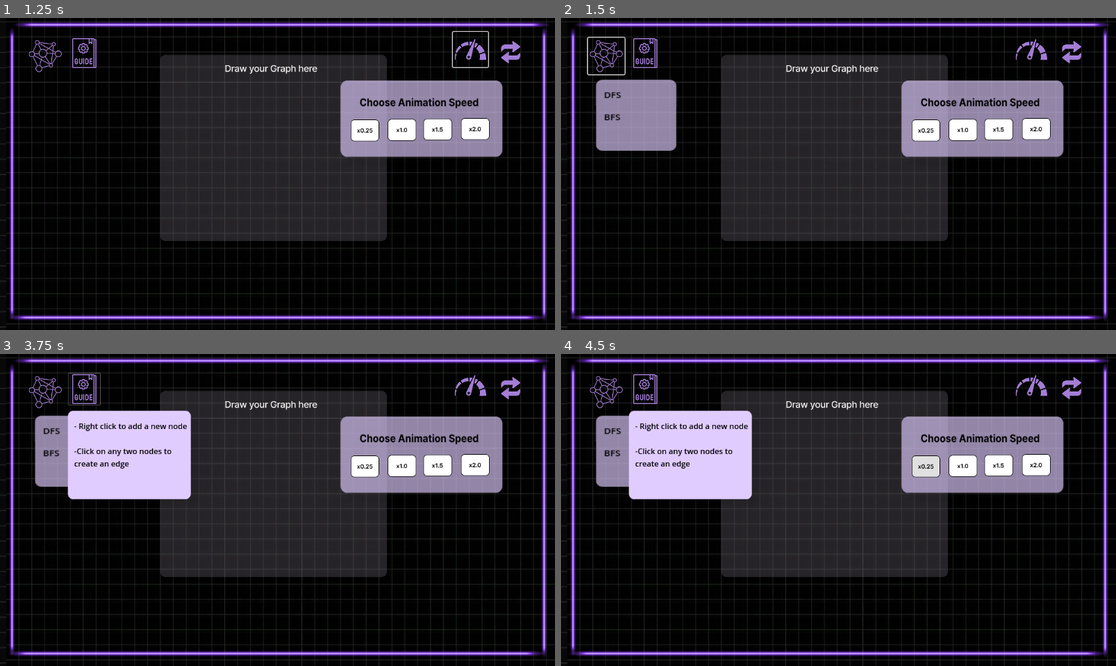
Above: before the commit, frames 1-4 (two rows, left to right).
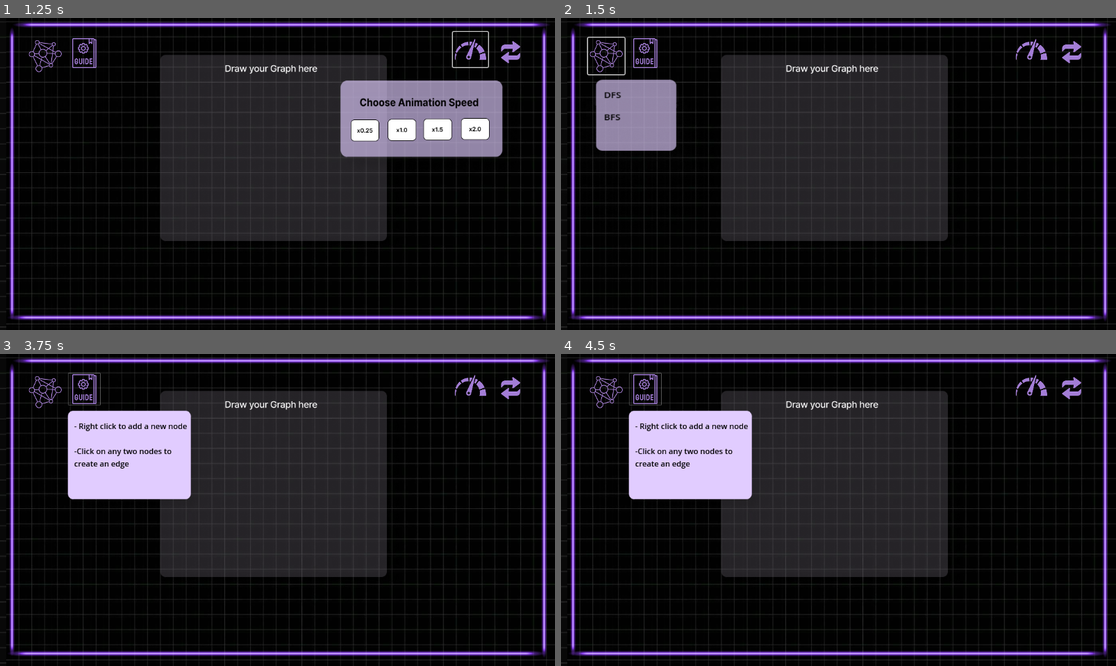
Above: after the commit, the same moments.

Repository: ftomara/Algo_MF
Game: Godot game, scene res://scenes/graph_scene_.tscn
Two runs of this game, one before a commit and one after it. Both use one fixed random seed, a clock stepped at 60 frames per second and the inputs below.
Inputs (mouse positions are in pixels of both pictures, inside the frame that each line leads up to):
- Up to frame 1 (1.25 s): click (471, 49) at 0.5 s
- Up to frame 2 (1.5 s): click (605, 55) at 1.25 s
- Up to frame 3 (3.75 s): click "DFS" at 2 s; click "BFS" at 2.75 s; click (83, 388) at 3.5 s
- Up to frame 4 (4.5 s): click (927, 466) at 4.27 s

Frame 1 is identical in both runs. In frame 2, 7.0% of the frame differs, in the area x 61-91%, y 20-45%; in frame 3, 8.4%; in frame 4, 8.4%, in the area x 6-91%, y 6-45%.

Commit message:
added delete dialog

Diff:
--- a/algo_visualizer/scenes/graph_scene_.tscn
+++ b/algo_visualizer/scenes/graph_scene_.tscn
@@ -472,9 +472,18 @@
 size_flags_vertical = 3
 theme_override_constants/separation = 60
 
+[node name="DeleteNodeDialog" type="ConfirmationDialog" parent="."]
+size = Vector2i(360, 100)
+visible = true
+ok_button_text = "Delete"
+dialog_text = "Are You Sure You Want To delete This node ?"
+
 [connection signal="pressed" from="speed" to="." method="_on_speed_pressed"]
 [connection signal="pressed" from="AlgoIcon" to="." method="_on_algo_icon_pressed"]
 [connection signal="pressed" from="MenuOptions/DFS" to="." method="_on_dfs_pressed"]
+[connection signal="pressed" from="MenuOptions/BFS" to="." method="_on_bfs_pressed"]
 [connection signal="text_submitted" from="NodeValueWindow/LineEdit" to="." method="_on_line_edit_text_submitted"]
 [connection signal="pressed" from="NodeValueWindow/Button" to="." method="_on_button_pressed"]
 [connection signal="pressed" from="UserGuide" to="." method="_on_user_guide_pressed"]
+[connection signal="canceled" from="DeleteNodeDialog" to="." method="_on_delete_node_dialog_canceled"]
+[connection signal="confirmed" from="DeleteNodeDialog" to="." method="_on_delete_node_dialog_confirmed"]
--- a/algo_visualizer/scripts/graph_scene_.gd
+++ b/algo_visualizer/scripts/graph_scene_.gd
@@ -2,7 +2,6 @@
 
 const VERTICAL_SPACING := 60
 const HORIZONTAL_SPACING := 60
-
 
 var GraphNodeScene = preload("res://scenes/graph_node.tscn")
 var square = preload("res://scenes/square.tscn")
@@ -15,6 +14,8 @@
 var node_b : Control = null
 var lines = []
 var connections = {}
+var is_processing_click = false  # Prevent multiple clicks
+
 @onready var queue_container = $StackPanel2/VBoxContainer
 @onready var stack_container = $testing/ScrollContainer/VBoxContainer
 @onready var node_value_window = $NodeValueWindow
@@ -23,25 +24,40 @@
 @onready var menu_options = $MenuOptions
 @onready var guide_window = $guideWindow
 @onready var line_layer = $LinesLayer
-#@onready var delete_node_dialog = $DeleteNodeDialog
-#stack_container.custom_constants.separation = 20
+@onready var delete_node_dialog = $DeleteNodeDialog
 
 func _ready():
 	print("Ready!")
 	node_value_window.visible = false
-
+	# Manual signal connections for delete dialog
+	if delete_node_dialog:
+		delete_node_dialog.visible = false
+
+	# Manual signal connections for algorithm buttons
+	var dfs_btn = menu_options.get_node("DFS") # Adjust path as needed
+	var bfs_btn = menu_options.get_node("BFS") # Adjust path as needed
+
+	if dfs_btn:
+		dfs_btn.pressed.connect(_on_dfs_pressed)
+	if bfs_btn:
+		bfs_btn.pressed.connect(_on_bfs_pressed)
 
 func _input(event):
+	# Check if any UI element is currently visible to prevent interference
+	if node_value_window.visible or delete_node_dialog.visible or speed_menu.visible or menu_options.visible or guide_window.visible:
+		return
+
 	if event is InputEventMouseButton and event.pressed and event.button_index == MOUSE_BUTTON_RIGHT:
 		print("Clicked at:", event.position)
 		spawn_graph_node(event.position)
 
-
 func spawn_graph_node(node_position: Vector2):
 	var node = GraphNodeScene.instantiate()
 	node.position = node_position
-	node.connect("node_clicked",Callable(self, "_on_node_clicked"))
+	# Use call_deferred to prevent signal interference
+	node.connect("node_clicked", Callable(self, "_on_node_clicked"), CONNECT_DEFERRED)
 	add_child(node)
+
 	# Open value window
 	current_edit_node = node
 	node_value_window.visible = true
@@ -49,7 +65,12 @@
 	line_edit.grab_focus()
 
 func create_queue():
-	$StackPanel2/Label.visible =true
+	# Clear existing queue items first
+	for child in queue_container.get_children():
+		child.queue_free()
+	await get_tree().process_frame
+
+	$StackPanel2/Label.visible = true
 	for i in range(nodes.size()):
 		var text = nodes[i].get_node("Gnode/Label").text
 		spawn_square_in_queue(text)
@@ -59,80 +80,134 @@
 	square_instance.get_node("Gnode/Label").text = text
 	queue_container.add_child(square_instance)
 
-
 func create_stack():
+	# Clear existing stack items first
+	for child in stack_container.get_children():
+		child.queue_free()
+	await get_tree().process_frame
+
 	$StackPanel/Label.visible = true
 	for i in range(nodes.size()):
 		var reversed_index = nodes.size() - 1 - i
 		var text = nodes[reversed_index].get_node("Gnode/Label").text
-		spawn_stack_item(text)
-
+		await spawn_stack_item(text)  # Wait for each item to be added
 
 func spawn_stack_item(text: String):
 	var square_instance = square.instantiate()
 	square_instance.get_node("Gnode/Label").text = text
 	stack_container.add_child(square_instance)
 	await get_tree().process_frame
-	$testing/ScrollContainer.ensure_control_visible(stack_container.get_child(stack_container.get_child_count() - 1))
+	# Ensure the scroll container exists and has children before scrolling
+	if stack_container.get_child_count() > 0:
+		$testing/ScrollContainer.ensure_control_visible(stack_container.get_child(stack_container.get_child_count() - 1))
 
 func _on_line_edit_text_submitted(new_text):
-	if current_edit_node:
+	if current_edit_node and new_text != "":
 		current_edit_node.get_node("Gnode/Label").text = new_text
-		nodes.push_back(current_edit_node)
+		if not nodes.has(current_edit_node):  # Prevent duplicates
+			nodes.push_back(current_edit_node)
 		print("Node label set to:", new_text)
 	_hide_value_window()
 
 func _on_node_clicked(node):
+	# Prevent processing if already handling a click or if dialogs are open
+	if is_processing_click or delete_node_dialog.visible:
+		return
+
+	is_processing_click = true
+
 	if click_number < 2:
-		click_number+=1
+		click_number += 1
 		if node_a == null:
 			node_a = node
+			print("Selected node A: ", node_a.get_node("Gnode/Label").text)
 		elif node_b == null:
 			node_b = node
-	if click_number == 2 && node_a && node_b && node_a!=node_b:
-		_draw_line(node_a,node_b)
-		click_number = 0
-		node_a = null
-		node_b = null
-	#elif click_number == 2 && node_a && node_b && node_a==node_b:
-	#	delet_node_dialog.show()
-	#	delet_node_dialog.grab_focus()
-
-
+			print("Selected node B: ", node_b.get_node("Gnode/Label").text)
+
+	if click_number == 2 and node_a and node_b:
+		if node_a != node_b:
+			_draw_line(node_a, node_b)
+			_reset_selection()
+		else:
+			# Same node clicked twice - show delete dialog
+			delete_node_dialog.show()
+			# Don't reset here, wait for dialog response
+
+	# Use timer to prevent rapid clicking
+	await get_tree().create_timer(0.1).timeout
+	is_processing_click = false
+
+func _reset_selection():
+	click_number = 0
+	node_a = null
+	node_b = null
 
 func _delete_node(nodea):
+	if not nodea:
+		return
+
+	# Remove from nodes array
 	nodes.erase(nodea)
+
+	# Remove from connections
 	connections.erase(nodea)
 	for n in connections.keys():
-		if node_a in connections[n]:
+		if nodea in connections[n]:
 			connections[n].erase(nodea)
-	var node_position = nodea.position+Vector2(37,37)
+
+	# Remove associated lines
+	var node_position = nodea.position + Vector2(37, 37)
+	var lines_to_remove = []
+
 	for line in lines:
 		for point in line.points:
 			if point == node_position:
-				lines.erase(line)
-				line_layer.remove_child(line)
-	remove_child(nodea)
-
-func _draw_line(nodea,nodeb):
+				lines_to_remove.append(line)
+				break
+
+	for line in lines_to_remove:
+		lines.erase(line)
+		if line.get_parent():
+			line.get_parent().remove_child(line)
+		line.queue_free()
+
+	# Remove the node
+	if nodea.get_parent():
+		nodea.get_parent().remove_child(nodea)
+	nodea.queue_free()
+
+func _draw_line(nodea, nodeb):
+	if not nodea or not nodeb:
+		return
+
+	# Check if connection already exists
+	if connections.has(nodea) and nodeb in connections[nodea]:
+		print("Connection already exists!")
+		return
+
 	var line = Line2D.new()
+	line.width = 2.0  # Make lines more visible
+	line.default_color = Color.WHITE
+
+	# Add bidirectional connection
 	if not connections.has(nodea):
-		connections[nodea]=[]
+		connections[nodea] = []
 	if not connections[nodea].has(nodeb):
 		connections[nodea].append(nodeb)
 
 	if not connections.has(nodeb):
-		connections[nodeb]=[]
+		connections[nodeb] = []
 	if not connections[nodeb].has(nodea):
 		connections[nodeb].append(nodea)
 
-	line.add_point(nodea.position+Vector2(37,37))
-	line.add_point(nodeb.position+Vector2(37,37))
+	line.add_point(nodea.position + Vector2(37, 37))
+	line.add_point(nodeb.position + Vector2(37, 37))
 	lines.append(line)
 	line_layer.add_child(line)
 
-	print(connections)
-
+	print("Connection created between: ", nodea.get_node("Gnode/Label").text, " and ", nodeb.get_node("Gnode/Label").text)
+	print("Total connections: ", connections)
 
 func _on_button_pressed():
 	_hide_value_window()
@@ -143,30 +218,51 @@
 	line_edit.clear()
 
 func _on_speed_pressed():
+	# Close other menus first
+	menu_options.visible = false
+	guide_window.visible = false
 	speed_menu.visible = !speed_menu.visible
 
 func _on_algo_icon_pressed():
+	# Close other menus first
+	speed_menu.visible = false
+	guide_window.visible = false
 	menu_options.visible = !menu_options.visible
 
-
 func _on_user_guide_pressed():
+	# Close other menus first
+	speed_menu.visible = false
+	menu_options.visible = false
 	guide_window.visible = !guide_window.visible
 
 
-func _on_delete_pressed():
+
+
+
+func _on_dfs_pressed():
+	print("DFS pressed")
+	# Close menu first
+	menu_options.visible = false
+	# Add small delay to prevent interference
+	await get_tree().process_frame
+	create_stack()
+
+func _on_bfs_pressed():
+	print("BFS pressed")
+	# Close menu first
+	menu_options.visible = false
+	# Add small delay to prevent interference
+	await get_tree().process_frame
+	create_queue()
+
+
+func _on_delete_node_dialog_confirmed():
 	_delete_node(node_a)
-	click_number = 0
-	node_a = null
-	node_b = null
-#	delet_node_dialog.hide()
-
-
-func _on_cancel_pressed():
-	print("cancel pressed")
-#	delet_node_dialog.hide()
-	#delet_node_dialog.visible=false
-
-
-func _on_dfs_pressed():
-	create_stack()
-	create_queue()
+	_reset_selection()
+	delete_node_dialog.hide()
+
+
+func _on_delete_node_dialog_canceled():
+	print("Cancel pressed")
+	_reset_selection()
+	delete_node_dialog.hide()
